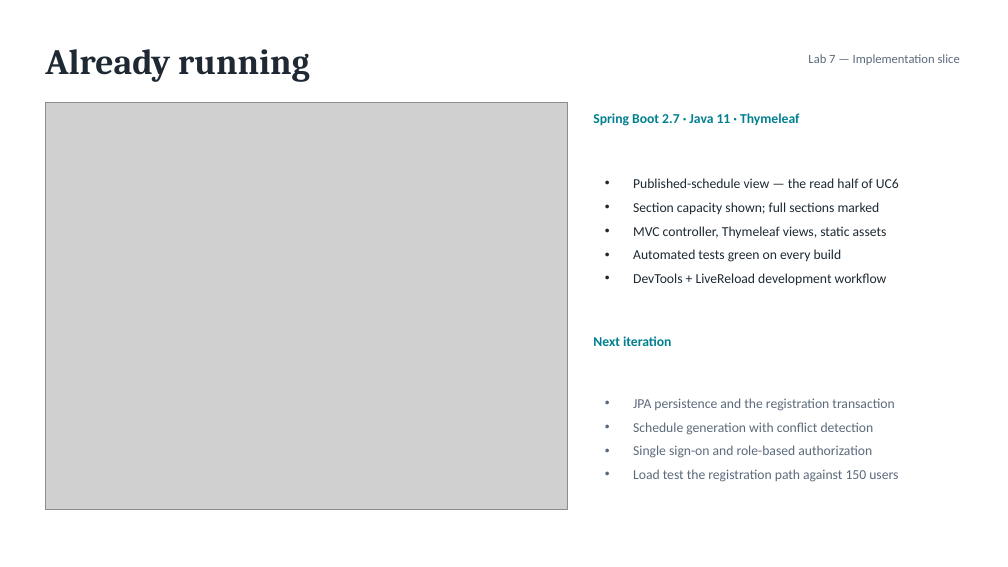
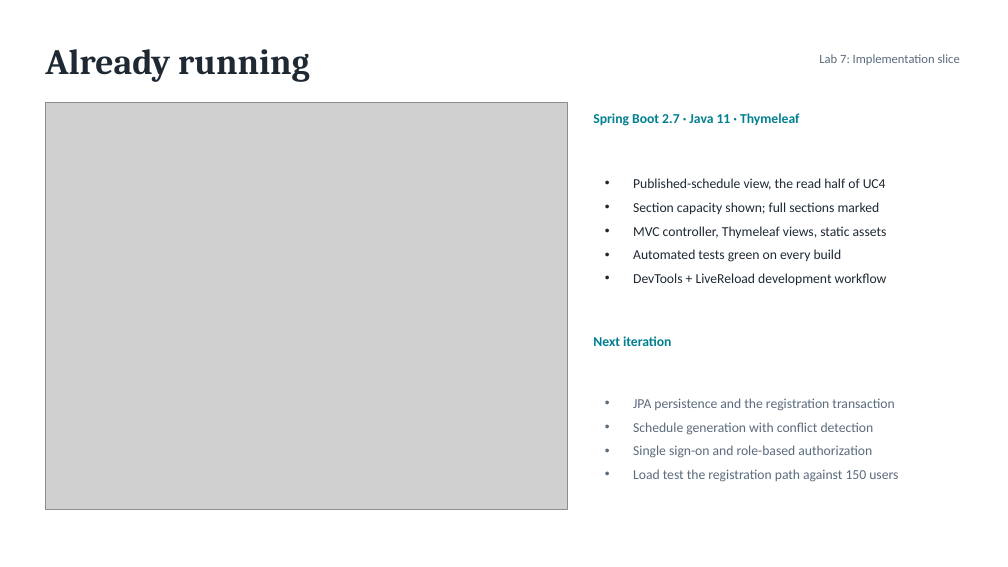
Before and after one commit to ElfatihZiad/eregistrar, a slide deck: slide 10 of presentation/eRegistrar_Requirements_Design.pptx. Drawn at 1008x567 pixels with LibreOffice and Linux fonts; fonts in the diff are those of the drawing; grey boxes stand for pictures. Boxes give left, top, right and bottom in pixels: in the first picture for what was removed or moved away, otherwise in the second. Text is boxed around its words. In the diff, an @@ line names an element or a change of style, - is before the commit and + after.

```diff
--- a/presentation/eRegistrar_Requirements_Design.pptx
+++ b/presentation/eRegistrar_Requirements_Design.pptx
@@ text at <box>819,54,960,65</box>: text changed @@
-Lab 7 — Implementation slice
+Lab 7: Implementation slice
@@ text at <box>633,178,886,190</box>: text changed @@
-• Published-schedule view — the read half of UC6
+• Published-schedule view, the read half of UC4
```
Also in this commit, not shown: 8 other slides changed, 47 other files.
